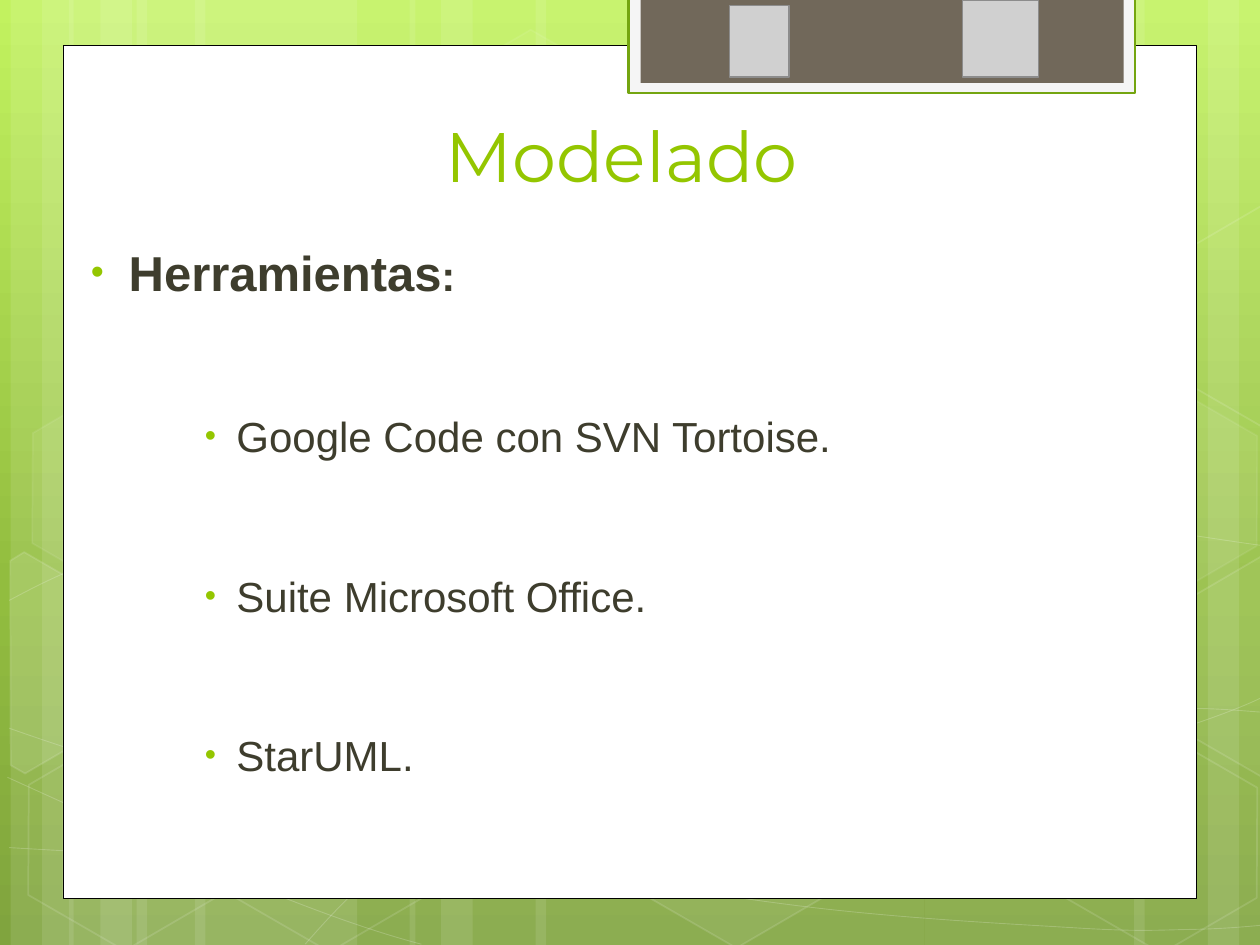
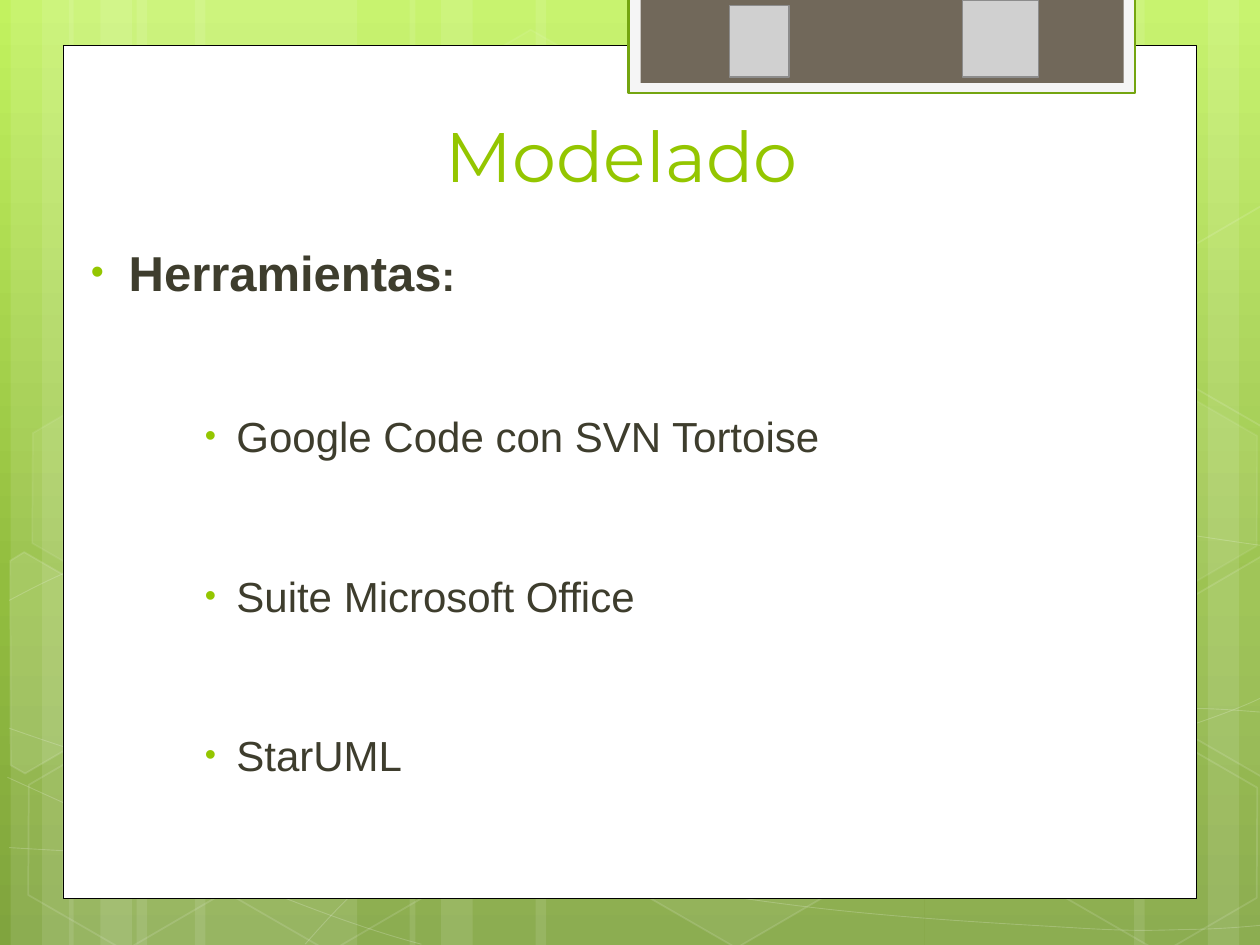
Before and after one commit to ptissera/habilitacion-profesional-2012-4k4, a slide deck: slide 22 of Documentacion/Proyecto/Presentacion Final/Exposicion Final.pptx. Drawn at 1260x945 pixels with LibreOffice and Linux fonts; fonts in the diff are those of the drawing; grey boxes stand for pictures. Boxes give left, top, right and bottom in pixels: in the first picture for what was removed or moved away, otherwise in the second. Text is boxed around its words. In the diff, an @@ line names an element or a change of style, - is before the commit and + after.

```diff
--- a/Documentacion/Proyecto/Presentacion Final/Exposicion Final.pptx
+++ b/Documentacion/Proyecto/Presentacion Final/Exposicion Final.pptx
@@ text at box(236, 421, 819, 772): text changed @@
-      • Google Code con SVN Tortoise.
-      • Suite Microsoft Office.
-      • StarUML.
+      • Google Code con SVN Tortoise
+      • Suite Microsoft Office
+      • StarUML
```
Also in this commit, not shown: 6 other slides changed.
